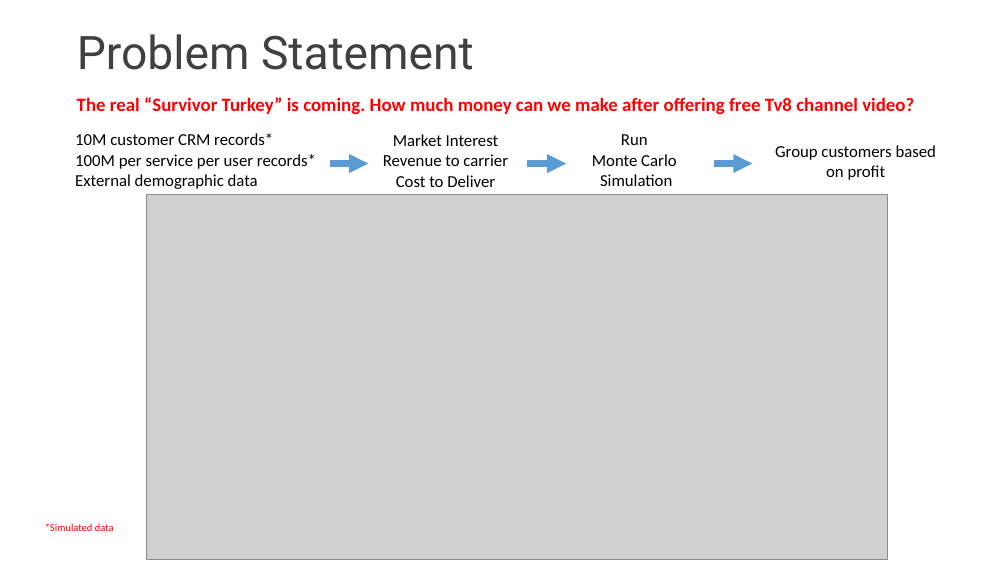
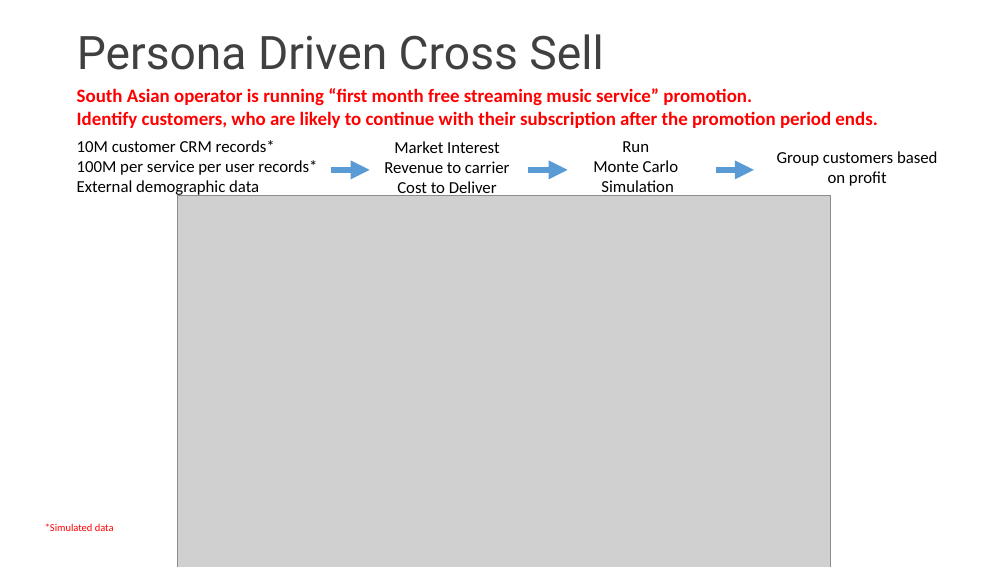
Before and after one commit to cdemircioglu/ORTest, a slide deck: slide 2 of OPRC London UCV Demo_Vodafone.pptx. Drawn at 1008x567 pixels with LibreOffice and Linux fonts; fonts in the diff are those of the drawing; grey boxes stand for pictures; background and template pictures are left out. Boxes give left, top, right and bottom in pixels: in the first picture for what was removed or moved away, otherwise in the second. Text is boxed around its words. In the diff, an @@ line names an element or a change of style, - is before the commit and + after.

```diff
--- a/OPRC London UCV Demo_Vodafone.pptx
+++ b/OPRC London UCV Demo_Vodafone.pptx
@@ title at <box>77,34,603,70</box>: text changed @@
-Problem Statement
+Persona Driven Cross Sell
@@ text at <box>77,88,877,128</box>: text changed @@
-The real “Survivor Turkey” is coming. How much money can we make after offering free Tv8 channel video?
+South Asian operator is running “first month free streaming music service” promotion.
+Identify customers, who are likely to continue with their subscription after the promotion period ends.
@@ 4 texts, 3 arrows: place and size @@
-4 texts, 3 arrows at <box>75,133,936,189</box>
+4 texts, 3 arrows at <box>77,140,937,197</box>
@@ picture: place and size @@
-picture at <box>146,194,888,560</box>
+picture at <box>178,196,830,567</box>
```
Also in this commit, not shown: 2 other files.
